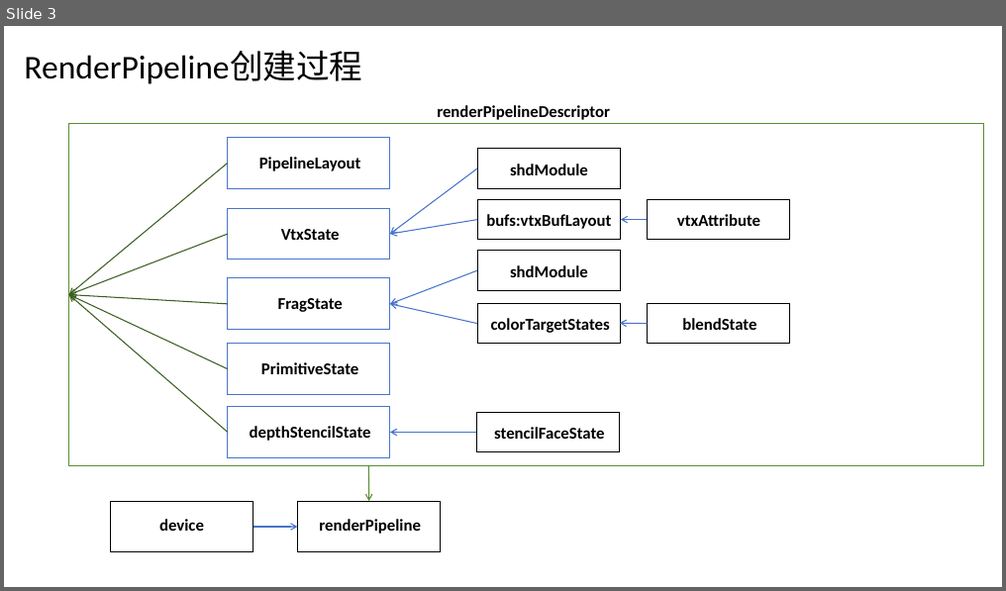
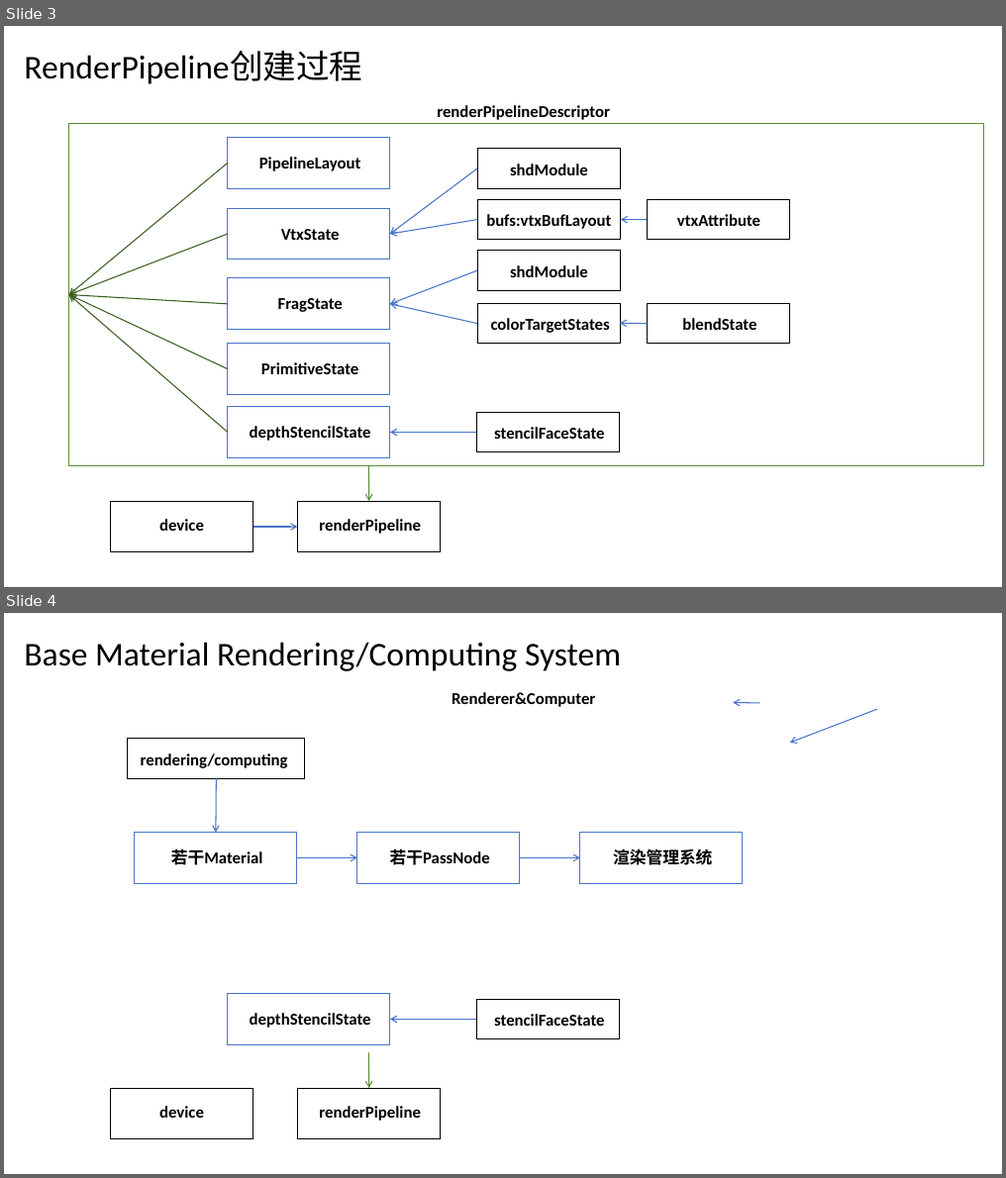
Before and after one commit to vilyLei/voxwebgpu, a slide deck: src/voxgpu/gpu/helper.pptx. Shown one above the other, each under a label of ours: slide 3 before the commit, slides 3 and 4 after it. The pictures are 1006x591 and 1006x1178 pixels, drawn with LibreOffice and Linux fonts; fonts in the diff are those of the drawing. Boxes give left, top, right and bottom in pixels: in the first picture for what was removed or moved away, otherwise in the second. Text is boxed around its words. In the diff, an @@ line names an element or a change of style, - is before the commit and + after.

```diff
--- a/src/voxgpu/gpu/helper.pptx
+++ b/src/voxgpu/gpu/helper.pptx
@@ slide 4 added at (4,613,1002,1174), background #FFFFFF @@
@@ title added at (24,642,621,671), 32 pt, text #000000 @@
+Base Material Rendering/Computing System
@@ text added at (451,692,595,707), 16 pt, text #000000, bold @@
+Renderer&Computer
@@ arrow added from (760, 703) to (734, 703), #4874CB 1 pt @@
@@ arrow added from (877, 710) to (790, 743), #4874CB 1 pt @@
@@ rectangle added at (128,739,305,778), fill #FFFFFF, outline #000000 1 pt @@
@@ text added at (141,754,288,768), 16 pt, text #000000, bold @@
+rendering/computing
@@ arrow added from (217, 778) to (216, 833), #4874CB 1 pt @@
@@ rectangle added at (135,833,297,884), fill #FFFFFF, outline #4874CB 1 pt @@
@@ text added at (171,849,263,865), 16 pt, text #000000, bold @@
+若干Material
@@ rectangle added at (357,833,520,884), fill #FFFFFF, outline #4874CB 1 pt @@
@@ text added at (390,849,490,865), 16 pt, text #000000, bold @@
+若干PassNode
@@ rectangle added at (580,833,743,884), fill #FFFFFF, outline #4874CB 1 pt @@
@@ text added at (613,850,712,865), 16 pt, text #000000, bold @@
+渲染管理系统
@@ arrow added from (297, 858) to (357, 858), #4874CB 1 pt @@
@@ arrow added from (520, 858) to (580, 858), #4874CB 1 pt @@
@@ rectangle added at (228,994,390,1046), fill #FFFFFF, outline #4874CB 1 pt @@
@@ text added at (250,1013,371,1028), 16 pt, text #000000, bold @@
+depthStencilState
@@ arrow added from (476, 1020) to (390, 1020), #4874CB 1 pt @@
@@ rectangle added at (476,999,620,1039), fill #FFFFFF, outline #000000 1 pt @@
@@ text added at (494,1014,604,1026), 16 pt, text #000000, bold @@
+stencilFaceState
@@ arrow added from (368, 1054) to (369, 1088), #588E31 1 pt @@
@@ rectangle added at (110,1088,253,1140), fill #FFFFFF, outline #000000 1 pt @@
@@ text added at (159,1106,204,1118), 16 pt, text #000000, bold @@
+device
@@ rectangle added at (297,1088,441,1140), fill #FFFFFF, outline #000000 1 pt @@
@@ text added at (319,1106,421,1121), 16 pt, text #000000, bold @@
+renderPipeline
```
Also in this commit, not shown: 1 other slide added, 15 other files.
